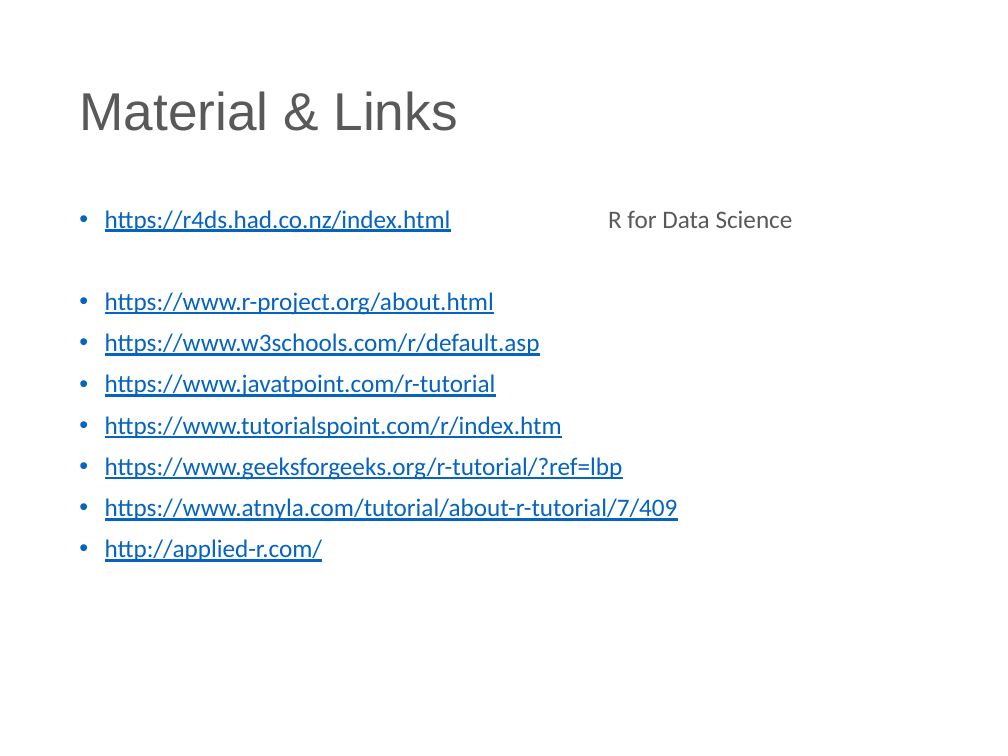
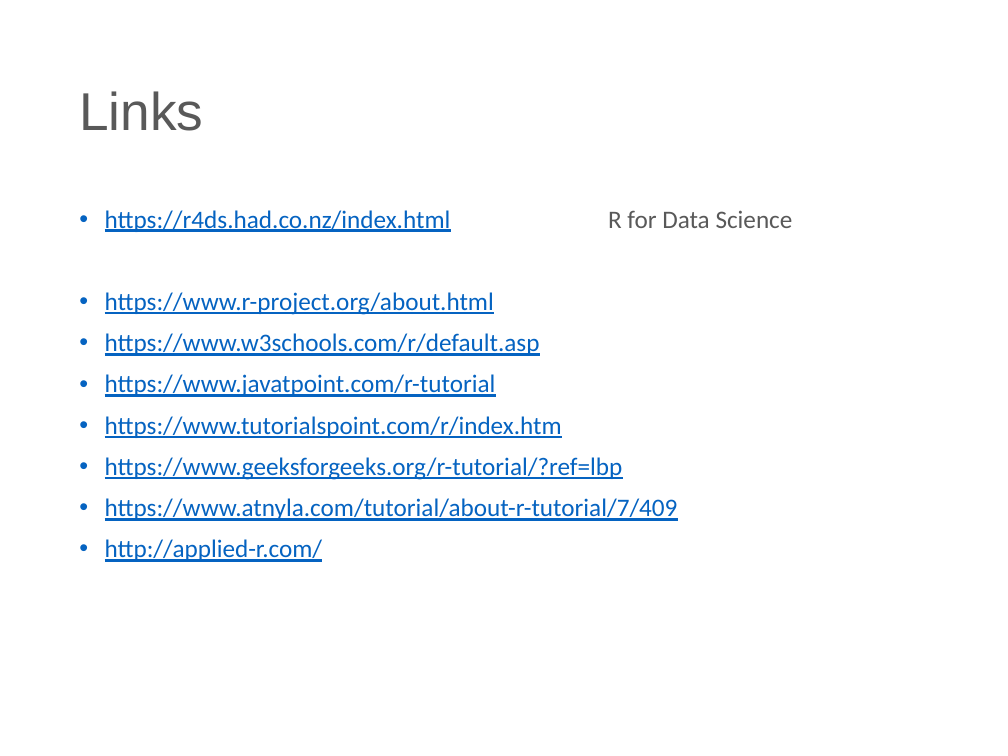
Before and after one commit to PeterAnema/Introductietraining_R_UWV, a slide deck: slide 7 of Slides/Introductie R.pptx (slide 6 before the commit). Drawn at 1008x756 pixels with LibreOffice and Linux fonts; fonts in the diff are those of the drawing; background and template pictures are left out. Boxes give left, top, right and bottom in pixels: in the first picture for what was removed or moved away, otherwise in the second. Text is boxed around its words. In the diff, an @@ line names an element or a change of style, - is before the commit and + after.

```diff
--- a/Slides/Introductie R.pptx
+++ b/Slides/Introductie R.pptx
@@ title at <box>79,91,203,131</box>: text changed @@
-Material & Links
+Links
```
Also in this commit, not shown: 5 other slides changed, 3 slides added, 2 slides removed, 15 other files.
